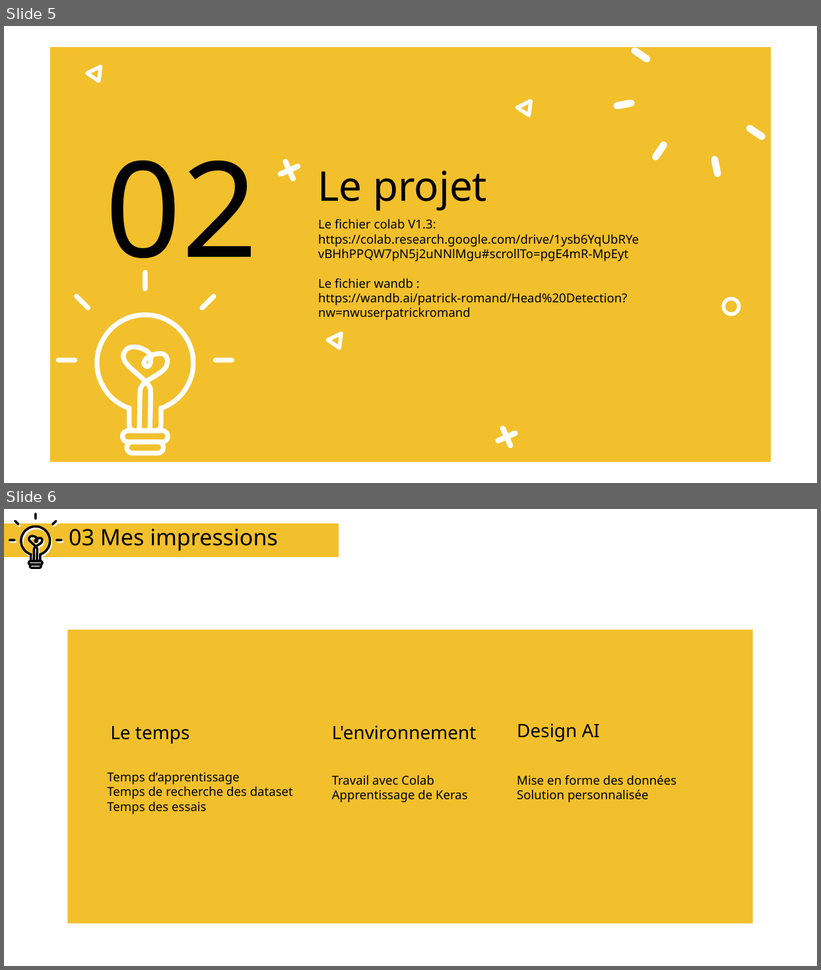
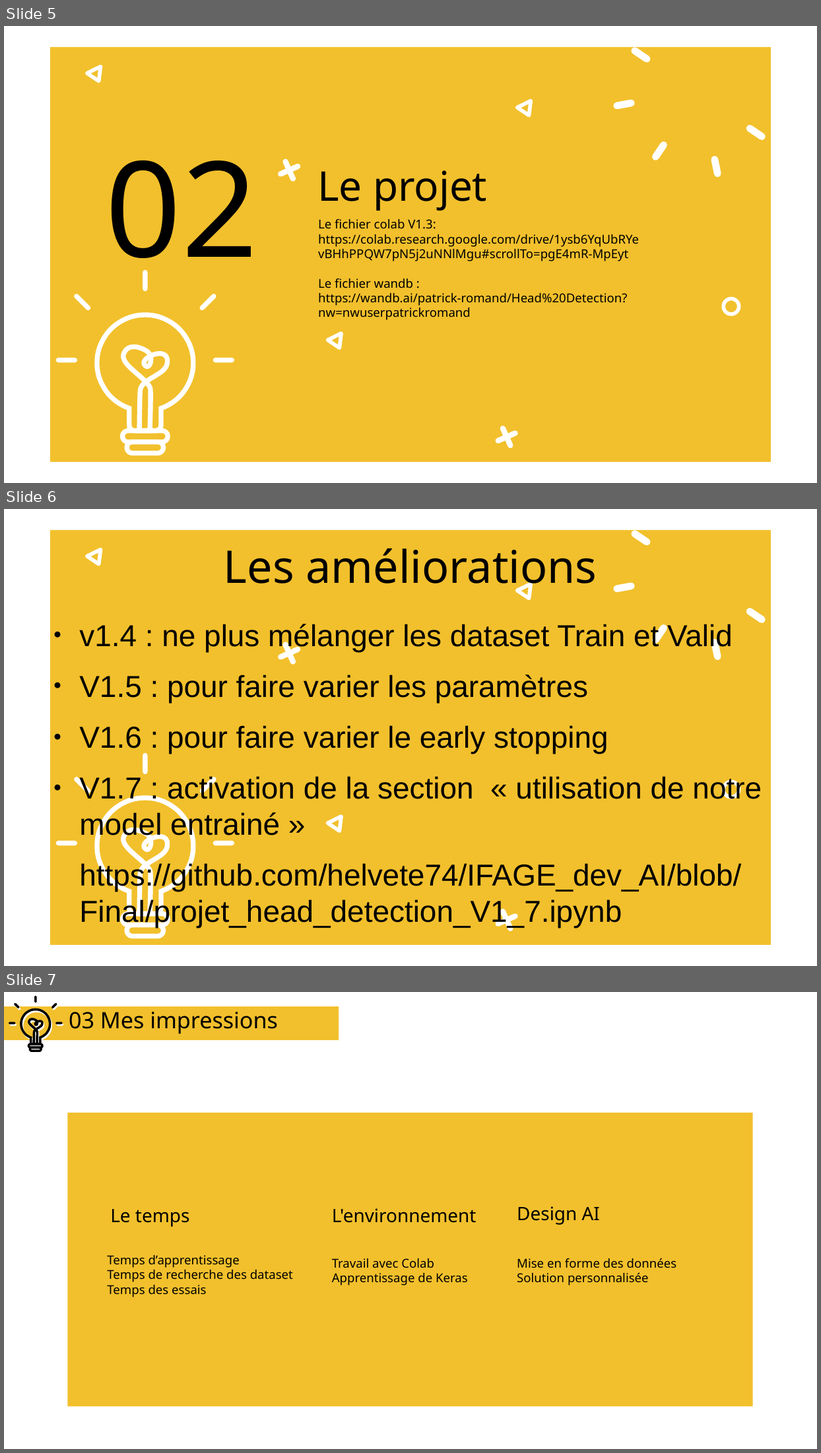
Before and after one commit to helvete74/IFAGE_dev_AI, a slide deck: La presentation.odp. Shown one above the other, each under a label of ours: slides 5 and 6 before the commit, slides 5, 6 and 7 after it. The pictures are 821x970 and 821x1453 pixels, drawn with LibreOffice and Linux fonts; fonts in the diff are those of the drawing. Boxes give left, top, right and bottom in pixels: in the first picture for what was removed or moved away, otherwise in the second. Text is boxed around its words. In the diff, an @@ line names an element or a change of style, - is before the commit and + after.

```diff
--- a/La presentation.odp
+++ b/La presentation.odp
@@ slide 6 added at bbox=[4, 509, 817, 966], background #FFFFFF; not listed: 23 template elements that a slide beside it also shows @@
@@ title added at bbox=[224, 548, 597, 595], 44 pt, text #000000 @@
+Les améliorations
@@ text added at bbox=[79, 624, 762, 928], 29.6 pt, text #000000 @@
+● v1.4 : ne plus mélanger les dataset Train et Valid
+● V1.5 : pour faire varier les paramètres
+● V1.6 : pour faire varier le early stopping
+● V1.7 : activation de la section « utilisation de notre model entrainé »
+https://github.com/helvete74/IFAGE_dev_AI/blob/Final/projet_head_detection_V1_7.ipynb
@@ what was slide 6 is now slide 7 @@
```
Also in this commit, not shown: 5 slides changed, 1 other file.
